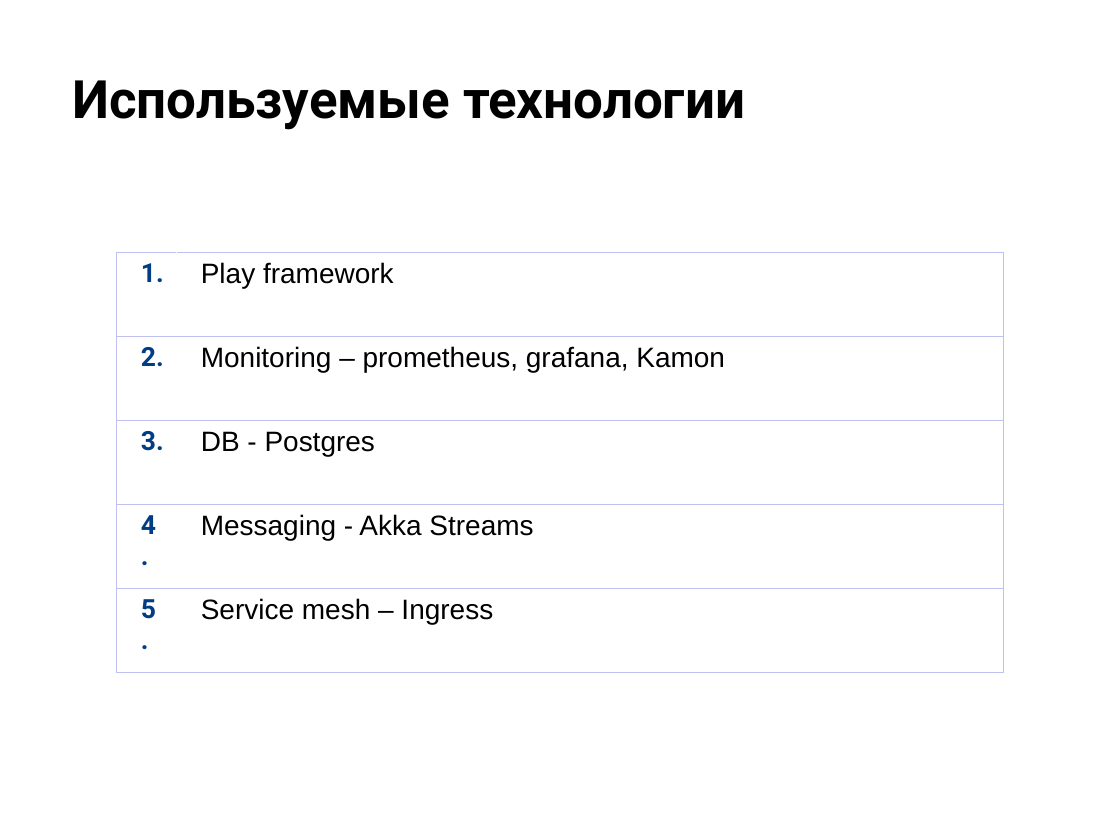
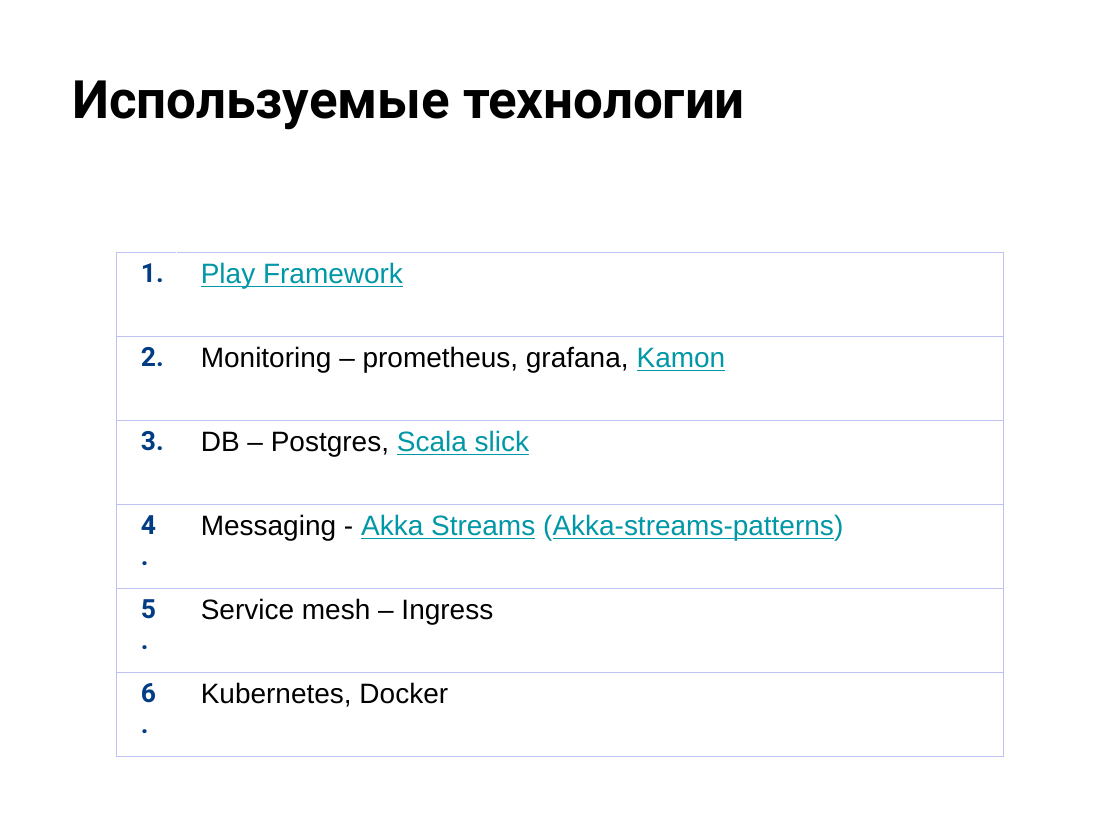
Before and after one commit to MichaelNS/otus_micro_arch, a slide deck: slide 8 of project/Защита проекта_синяя.pptx (slide 7 before the commit). Drawn at 1120x840 pixels with LibreOffice and Linux fonts; fonts in the diff are those of the drawing; background and template pictures are left out. Boxes give left, top, right and bottom in pixels: in the first picture for what was removed or moved away, otherwise in the second. Text is boxed around its words. In the diff, an @@ line names an element or a change of style, - is before the commit and + after.

```diff
--- a/project/Защита проекта_синяя.pptx
+++ b/project/Защита проекта_синяя.pptx
@@ table at <box>116,252,1004,756</box> @@
-row 1, column 2: Play framework
+row 1, column 2: Play Framework
-row 3, column 2: DB - Postgres
+row 3, column 2: DB – Postgres, Scala slick
-row 4, column 2: Messaging - Akka Streams
+row 4, column 2: Messaging - Akka Streams (Akka-streams-patterns)
+row 6: 6 / . | Kubernetes, Docker
```
Also in this commit, not shown: 5 other slides changed, 6 slides added, 8 slides removed, 17 other files.
